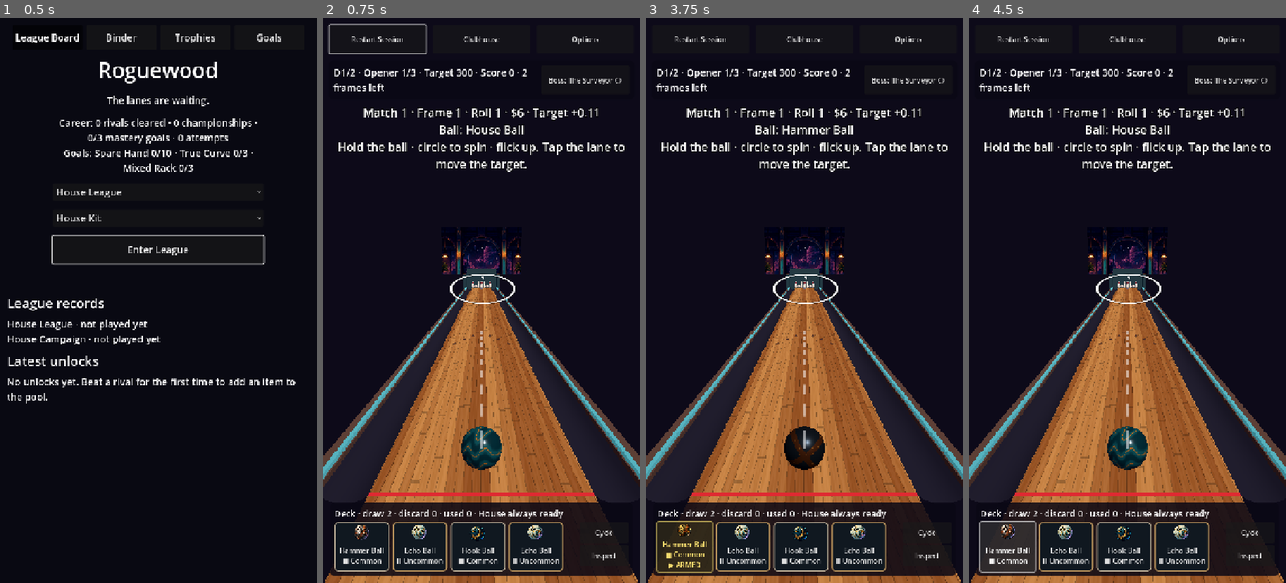
Above: before the commit, frames 1-4 (left to right).
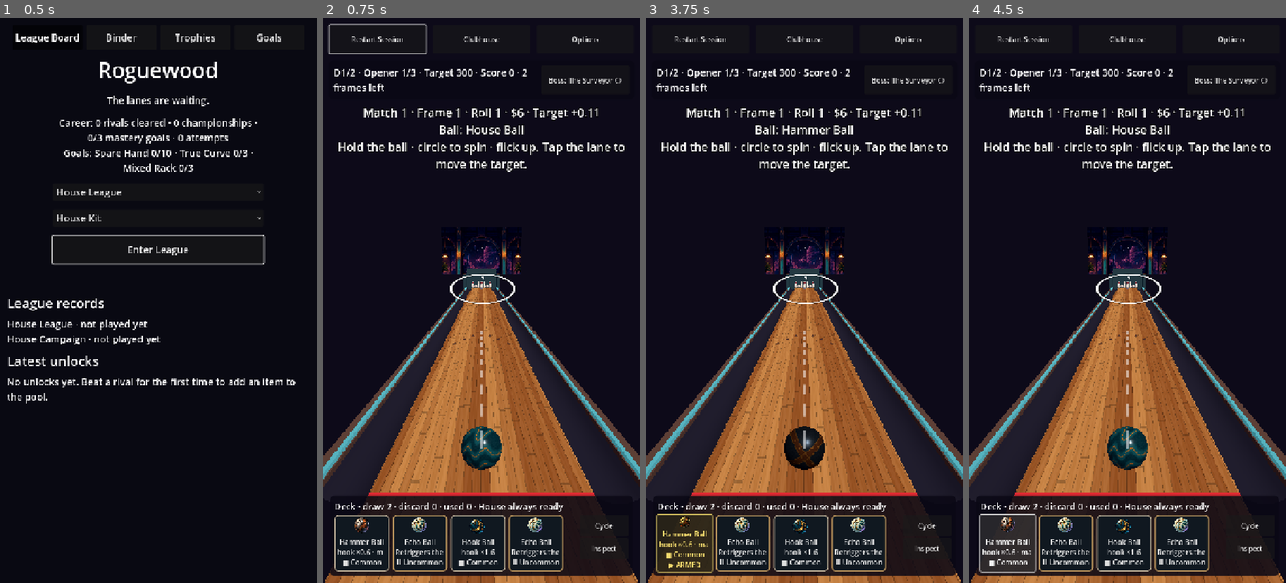
Above: after the commit, the same moments.

Repository: khoix/Roguewood
Game: Godot game, scene res://src/bootstrap/bootstrap.tscn
Two runs of this game, one before a commit and one after it. Both use one fixed random seed, a clock stepped at 60 frames per second and the inputs below.
Inputs:
- Up to frame 1 (0.5 s): no input
- Up to frame 2 (0.75 s): click "Enter League" at 0.5 s
- Up to frame 3 (3.75 s): click "Restart Session" at 1.25 s; click "Restart Session" at 2 s; click "Restart Session" at 2.75 s; click "Hammer Ball ■ Common" (after the commit: "Hammer Ball hook ×0.6 · mass …") at 3.5 s
- Up to frame 4 (4.5 s): click "Hammer Ball ■ Common ▶ ARMED" (after the commit: "Hammer Ball hook ×0.6 · mass …") at 4.25 s

Frame 1 is identical in both runs. In frame 2, 3.5% of the frame differs, in the area x 3-93%, y 84-97%; in frame 3, 3.4%; in frame 4, 3.5%.

Commit message:
feat: finish E19-A01 ball identities with native shop and binder evidence

Diff:
--- a/assets/items/balls/identity.gdshader
+++ b/assets/items/balls/identity.gdshader
@@ -23,13 +23,17 @@
   float crescent = band(length(p.xy - vec2(-0.12, 0.12)) - 0.67, 0.12);
   crescent *= smoothstep(-0.3, 0.5, p.x) * smoothstep(-0.5, 0.3, p.z);
   float seam = band(p.x + 0.35 * sin(p.y * 4.0 + p.z), 0.028);
+  float engraving = band(p.x + 0.35 * sin(p.y * 4.0 + p.z) - 0.06, 0.01);
   c = mix(petrol, brass, max(crescent, seam * 0.8));
-  c += vec3(0.03) * band(p.y - 0.4, 0.02);
+  c = mix(c, ivory * 0.65, engraving * 0.5);
+  rough = mix(0.24, 0.16, crescent);
  } else if (identity == 2) {
   float straps = max(band(p.x + p.y * 0.7, 0.16), band(p.y - p.x * 0.7, 0.16));
   c = mix(vec3(0.13, 0.16, 0.19), vec3(0.40, 0.20, 0.10), straps);
   float rivet = band(length(fract(vec2(atan(n.z,n.x)*3.0, n.y*4.0))-0.5), 0.12);
   c = mix(c, brass, rivet * straps);
+  float edge = max(band(abs(p.x + p.y * 0.7) - 0.16, 0.015), band(abs(p.y - p.x * 0.7) - 0.16, 0.015));
+  c = mix(c, brass * 0.8, edge);
   metal = 0.78; rough = 0.34;
  } else {
   float rings = band(sin(acos(clamp(n.z, -1.0, 1.0)) * 12.0), 0.15);
@@ -37,5 +41,8 @@
   c = mix(c, brass, band(sin(acos(clamp(n.z, -1.0, 1.0)) * 12.0) - 0.28, 0.04));
   rough = 0.27; metal = 0.35;
  }
- ALBEDO = c; METALLIC = metal; ROUGHNESS = rough; SPECULAR = 0.4;
+ // Quiet local material grain; no RNG, UV animation or silhouette change.
+ float grain = sin(p.x * 179.0 + p.z * 137.0) * sin(p.y * 113.0) * 0.018;
+ c += vec3(grain);
+ ALBEDO = c; EMISSION = c * 0.035; METALLIC = metal; ROUGHNESS = rough; SPECULAR = 0.4;
 }
--- a/content/catalogue.json
+++ b/content/catalogue.json
@@ -39,7 +39,7 @@
         "authored": true,
         "mechanics": true,
         "automated_validation": true,
-        "artwork": false,
+        "artwork": true,
         "effects_audio": false,
         "unlock_assigned": true,
         "integrated": false
@@ -83,7 +83,7 @@
         "authored": true,
         "mechanics": true,
         "automated_validation": true,
-        "artwork": false,
+        "artwork": true,
         "effects_audio": false,
         "unlock_assigned": true,
         "integrated": false
@@ -130,7 +130,7 @@
         "authored": true,
         "mechanics": true,
         "automated_validation": true,
-        "artwork": false,
+        "artwork": true,
         "effects_audio": false,
         "unlock_assigned": true,
         "integrated": false
@@ -184,7 +184,7 @@
         "authored": true,
         "mechanics": true,
         "automated_validation": true,
-        "artwork": false,
+        "artwork": true,
         "effects_audio": false,
         "unlock_assigned": true,
         "integrated": false
--- a/src/presentation/card_hand.gd
+++ b/src/presentation/card_hand.gd
@@ -109,14 +109,14 @@
 			button.add_theme_constant_override("icon_max_width", 40)
 			button.icon_alignment = HORIZONTAL_ALIGNMENT_CENTER
 			button.vertical_icon_alignment = VERTICAL_ALIGNMENT_TOP
-			button.custom_minimum_size.y = 112
+			button.custom_minimum_size.y = 128
 			button.tooltip_text = "%s · BALL · %s\n%s" % [card.title, ItemAssets.rarity_mark(card.item_id), card.detail]
 			button.add_theme_stylebox_override("normal", ItemAssets.slot(card.item_id, "rarity_treatment"))
 		var mark: String = marks.get(card.uid, "")
 		var tag: String = {"ball": "▶ ARMED", "tactical": "▶ TACTIC", "keep": "★ KEEP"}.get(mark, "")
 		button.text = "%s\n%s%s" % [card.title, card.detail, ("\n" + tag) if not tag.is_empty() else ""]
 		if icon:
-			button.text = "%s\n%s%s" % [card.title, ItemAssets.rarity_mark(card.item_id), ("\n" + tag) if not tag.is_empty() else ""]
+			button.text = "%s\n%s\n%s%s" % [card.title, card.detail, ItemAssets.rarity_mark(card.item_id), ("\n" + tag) if not tag.is_empty() else ""]
 		button.modulate = Color(1.0, 0.9, 0.45) if not mark.is_empty() else (Color(0.75, 0.9, 1.0) if card.kind == "tactical" else Color.WHITE)
 		button.disabled = not enabled
 	inspect_button.disabled = not enabled
--- a/src/presentation/card_inspector.gd
+++ b/src/presentation/card_inspector.gd
@@ -2,6 +2,7 @@
 ## Inspection never plays cards or changes their rarity. Finish samples are visual only.
 const ItemAssets = preload("res://src/presentation/item_assets.gd")
 var _item_texture: Texture2D
+var _default_frame: StyleBox
 signal closed
 const FINISHES = ["Common — matte", "Uncommon — metal", "Rare — border foil", "Epic — full foil", "Legendary — crown reveal"]
 const COLORS = [Color("c4b69b"),Color("bb935b"),Color("75cbd1"),Color("c691d9"),Color("e9b768")]
@@ -37,6 +38,7 @@
 	style.border_color = Color("e7bc70")
 	style.set_border_width_all(3)
 	style.set_content_margin_all(18)
+	_default_frame = style
 	panel.add_theme_stylebox_override("panel",style)
 	add_child(panel)
 	var box := VBoxContainer.new()
@@ -96,6 +98,8 @@
 
 func inspect(card: Dictionary, origin: Control, reduce: bool) -> void:
 	_item_texture = ItemAssets.slot(ItemAssets.identify(card), "reduced_motion" if reduce else "card") as Texture2D
+	var frame := ItemAssets.slot(ItemAssets.identify(card), "rarity_treatment") as StyleBox
+	panel.add_theme_stylebox_override("panel", frame if frame else _default_frame)
 	_origin = origin
 	reduced = reduce
 	selected_uid = card.uid
--- a/src/presentation/item_assets.gd
+++ b/src/presentation/item_assets.gd
@@ -1,20 +1,18 @@
 extends RefCounted
 ## Read-only presentation adapter. Catalogue assets are paths, never gameplay data.
-## Older card view models omit item_id; exact unique display-name lookup bridges
-## them until the owning coordinator adds item_id to the view contract.
+## Hand and shop views carry stable item_id (coordinator contract c611dea).
+## Empty IDs intentionally have no artwork; display text is never an identifier.
 static var _items: Dictionary = {}
-static var _names: Dictionary = {}
 
 static func _ensure() -> void:
 	if not _items.is_empty(): return
 	var data = JSON.parse_string(FileAccess.get_file_as_string("res://content/catalogue.json"))
 	for item in data.get("items", []):
 		_items[item.id] = item
-		_names[item.name] = item.id if not _names.has(item.name) else ""
 
 static func identify(view: Dictionary) -> String:
 	_ensure()
-	return str(view.get("item_id", _names.get(view.get("title", ""), "")))
+	return str(view.get("item_id", ""))
 
 static func slot(item_id: String, name: String) -> Resource:
 	_ensure()
--- a/tests/ball_art_journey.gd
+++ b/tests/ball_art_journey.gd
@@ -30,6 +30,19 @@
 			await _focus_accept(lab.inspector.close_button)
 			_check(lab.run.to_dict() == before, "inspection preserves all inventory and wallet state")
 	_check(found, "Echo inspection fixture available")
+	var seen := {}
+	for uid in lab.card_hand.card_data:
+		var id: String = lab.card_hand.card_data[uid].item_id
+		if seen.has(id): continue
+		seen[id] = true
+		await _tap(lab.card_hand.button_for(uid))
+		for i in range(3): await process_frame
+		_check(lab.lane.aim_ball.get_meta("art_item_id", "") == id, "native hand switches in-play identity: " + id)
+		if id != "ball.echo": await _capture(id.replace(".", "_"))
+		await _tap(lab.card_hand.button_for(uid))
+	for i in range(3): await process_frame
+	_check(lab.lane.aim_ball.get_meta("art_item_id", "") == "ball.house", "House fallback material restored")
+	await _capture("ball_house_aim")
 	await _arm("ball.echo")
 	for i in range(3): await process_frame
 	_check(lab.lane.aim_ball.get_meta("art_item_id", "") == "ball.echo", "armed mesh has Echo material")
@@ -44,9 +57,63 @@
 	await _focus_accept(lab.settings_panel.close)
 	for i in range(12): await process_frame
 	await _capture("ball_reduced")
+	await _focus_accept(lab.next_rack)
+	await _wait_for(func(): return lab.state == "shop", "ball shop")
+	# The starting kit owns both copies of each special. Sell one of each through
+	# real controls so their category can legally appear in a later seeded offer.
+	for ball_name in ["Hook", "Hammer", "Echo"]:
+		for button in lab.shop_panel.owned_list.get_children():
+			if button is Button and ball_name in button.text:
+				await _focus_accept(button)
+				await process_frame
+				break
+	var offered := false
+	for reroll in range(6):
+		for index in range(lab.shop.offers.size()):
+			var offer: Dictionary = lab.shop.offers[index]
+			if String(offer.get("item_id", "")).begins_with("ball.") and not offer.sold:
+				var button: Button = lab.shop_panel.button_for_offer(index)
+				_check(button.icon == Assets.slot(offer.item_id, "icon"), "live shop resolves stable ID to the right icon")
+				offered = true
+				while lab.run.money < int(offer.price):
+					var sale: Button = null
+					for owned in lab.shop_panel.owned_list.get_children():
+						if owned is Button and "Ball" in owned.text:
+							sale = owned
+							break
+					if sale == null: break
+					await _focus_accept(sale)
+					await process_frame
+				_check(not button.disabled, "art offer affordable after actual sale")
+				await _capture("ball_shop")
+				if not button.disabled:
+					var money_before: int = lab.run.money
+					await _focus_accept(button)
+					await process_frame
+					_check(lab.shop.offers[index].sold and lab.run.money == money_before - int(offer.price), "art offer purchase retains actual economy")
+				break
+		if offered or lab.shop_panel.reroll_button.disabled: break
+		await _focus_accept(lab.shop_panel.reroll_button)
+		await process_frame
+	_check(offered, "seeded shop offers a production ball")
+	await _leave_shop()
+	await _capture("ball_reduced_aim")
+	await _focus_accept(scene.back)
+	await _wait_for(func(): return scene.screen == "menu", "binder return")
+	await _focus_accept(scene.clubhouse.tab_buttons.binder)
+	await _focus_accept(scene.clubhouse.entry_button("ball.house"))
+	for i in range(12): await process_frame
+	var holder: Control = scene.clubhouse.binder_art
+	_check(holder.get_child_count() == 1 and holder.get_child(0) is TextureRect and holder.get_child(0).texture == Assets.slot("ball.house", "card"), "House illustration reachable outside deck in binder")
+	await _capture_menu("ball_house")
 	if failures.is_empty(): print("ROGUEWOOD_BALL_ART_OK")
 	quit(0 if failures.is_empty() else 1)
 
 func _capture(label: String) -> void:
 	for i in range(12): await process_frame
 	await super._capture(label)
+
+func _capture_menu(label: String) -> void:
+	if artifact_dir.is_empty() or DisplayServer.get_name() == "headless": return
+	await RenderingServer.frame_post_draw
+	_check(root.get_texture().get_image().save_png(artifact_dir.path_join(label + ".png")) == OK, "save binder capture")
Not shown, changed: docs/art/ASSET-LEDGER.md
Not shown, changed: docs/handoffs/E19-A01.md
Not shown, changed: tools/qa.py
